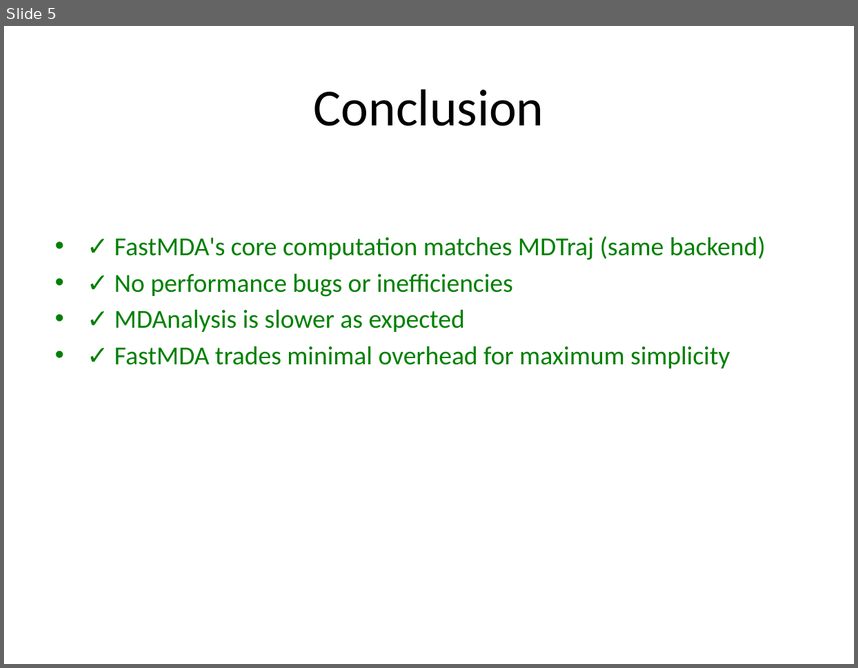
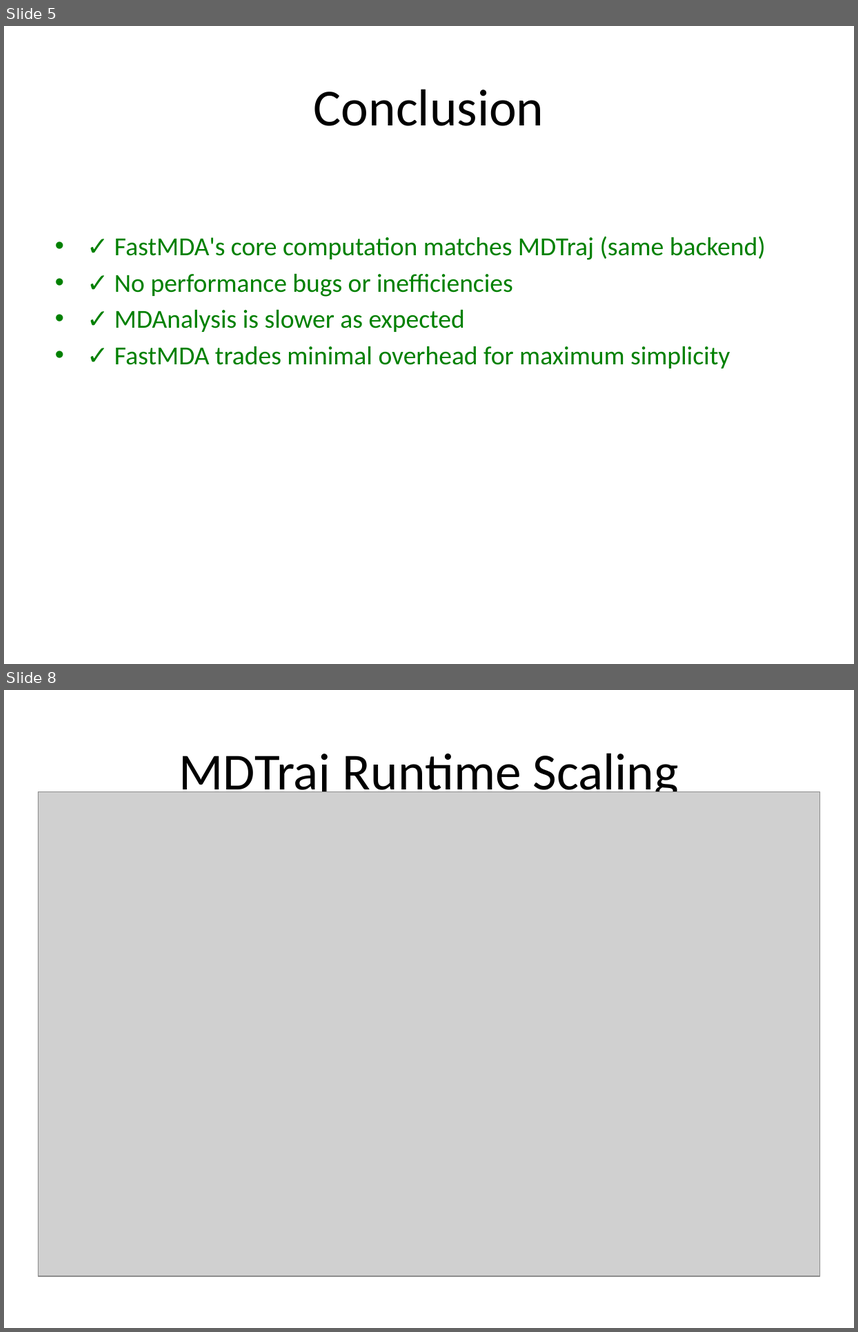
Before and after one commit to Paradoxicaly/FastMDAnalysis, a slide deck: benchmark_presentation.pptx. Shown one above the other, each under a label of ours: slide 5 before the commit, slides 5 and 8 after it; the slides between them are not shown. The pictures are 858x668 and 858x1332 pixels, drawn with LibreOffice and Linux fonts; fonts in the diff are those of the drawing; grey boxes stand for pictures. Boxes give left, top, right and bottom in pixels: in the first picture for what was removed or moved away, otherwise in the second. Text is boxed around its words. In the diff, an @@ line names an element or a change of style, - is before the commit and + after.

Commit message:
Add log-scale scaling plots and LOC assets

```diff
--- a/benchmark_presentation.pptx
+++ b/benchmark_presentation.pptx
@@ slide 8 added at (x1=4, y1=690, x2=854, y2=1328), background #FFFFFF @@
@@ title added at (x1=179, y1=753, x2=679, y2=801), 44 pt, text #000000 @@
+MDTraj Runtime Scaling
@@ picture added at (x1=38, y1=792, x2=820, y2=1276) @@
```
Also in this commit, not shown: 8 other slides added, 7 other files.
